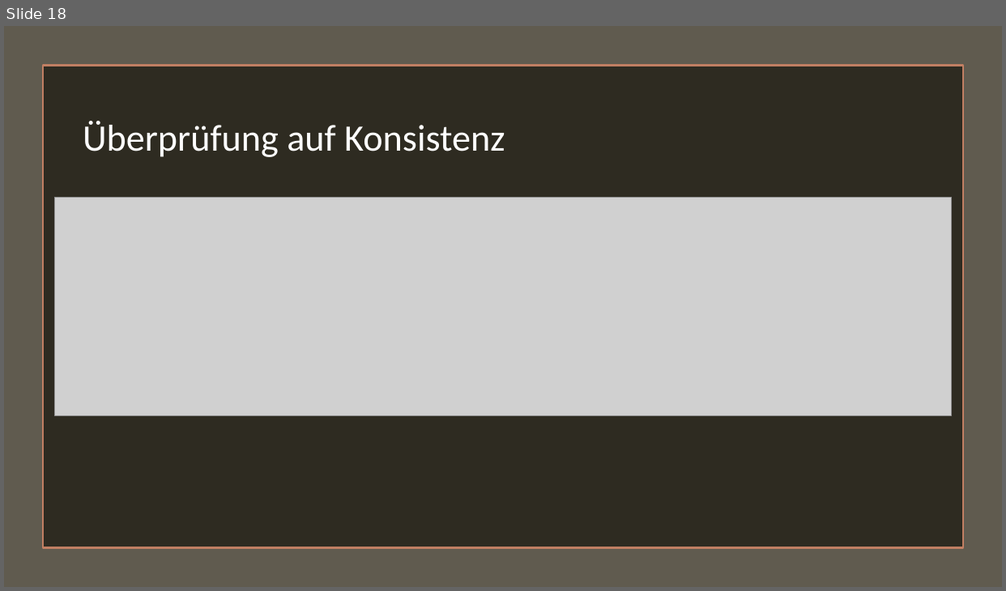
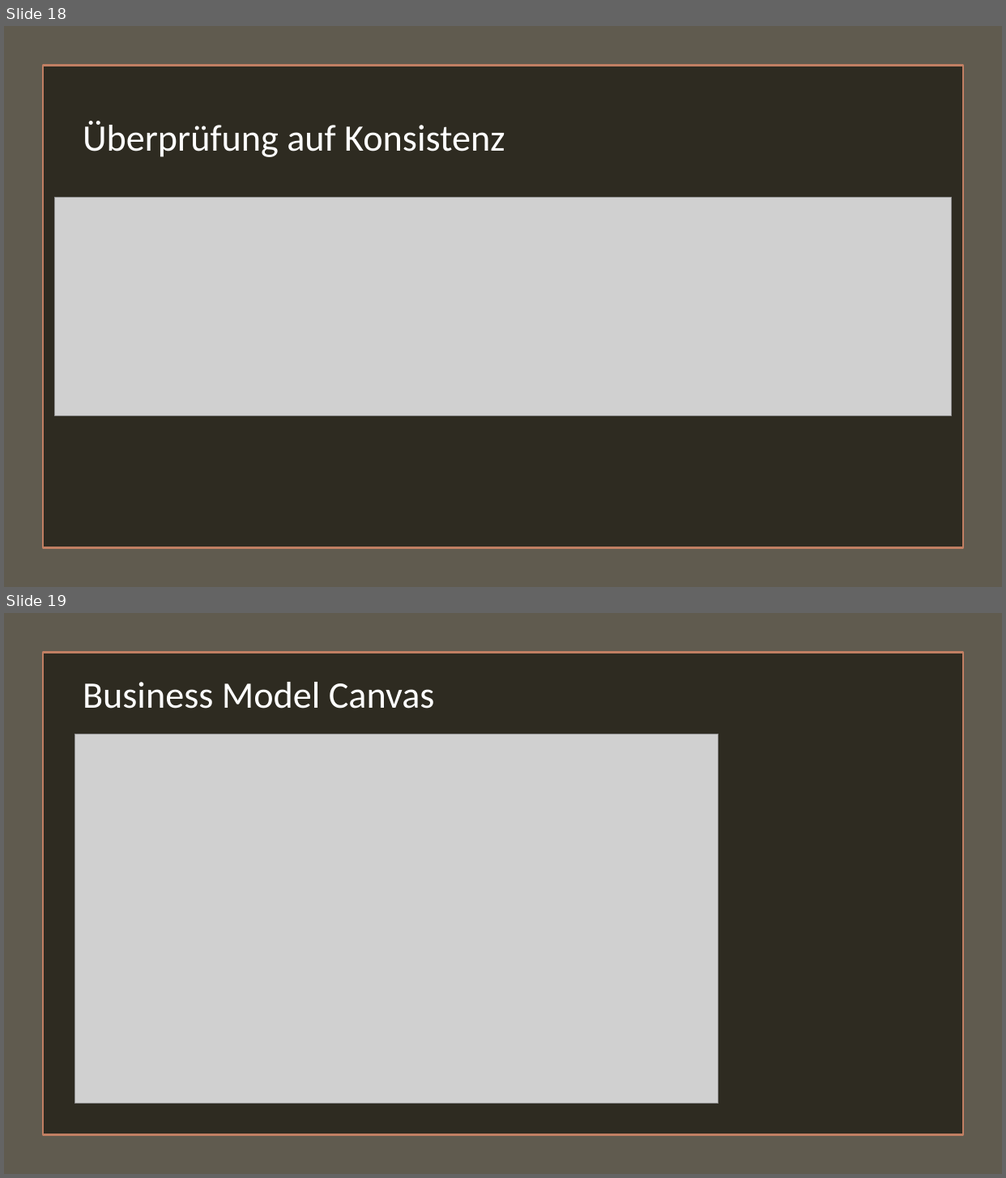
Before and after one commit to plastikpamaro/MKon, a slide deck: Meilenstein 1/Präsentation/Präsentation MS1.pptx. Shown one above the other, each under a label of ours: slide 18 before the commit, slides 18 and 19 after it. The pictures are 1006x591 and 1006x1178 pixels, drawn with LibreOffice and Linux fonts; fonts in the diff are those of the drawing; grey boxes stand for pictures. Boxes give left, top, right and bottom in pixels: in the first picture for what was removed or moved away, otherwise in the second. Text is boxed around its words. In the diff, an @@ line names an element or a change of style, - is before the commit and + after.

```diff
--- a/Meilenstein 1/Präsentation/Präsentation MS1.pptx
+++ b/Meilenstein 1/Präsentation/Präsentation MS1.pptx
@@ slide 19 added at bbox=[4, 613, 1002, 1174], background #4960A6 @@
@@ rectangle added at bbox=[4, 613, 1002, 1174], fill #605B4F @@
@@ rectangle added at bbox=[43, 653, 963, 1135], fill #2E2B21, outline #C17F63 1.75 pt @@
@@ text added at bbox=[83, 682, 435, 709], 36 pt, text #FFFFFF @@
+Business Model Canvas
@@ picture added at bbox=[75, 735, 718, 1104] @@
```
Also in this commit, not shown: 1 slide changed, 1 other slide added, 2 slides removed.
